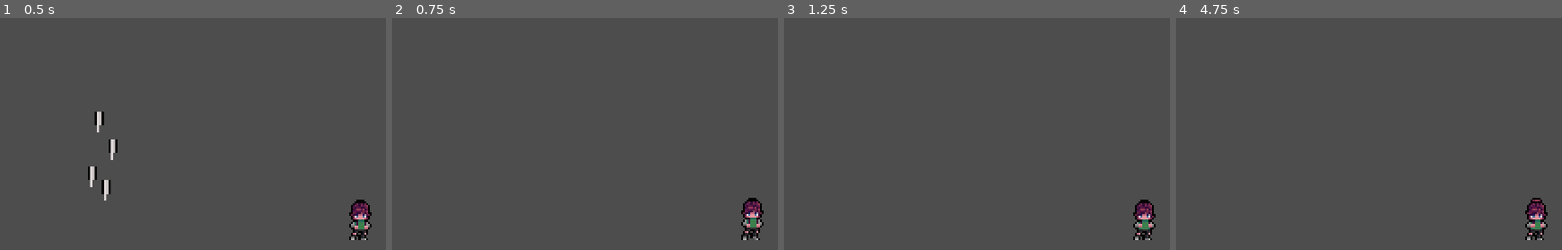
Above: before the commit, frames 1-4 (left to right).
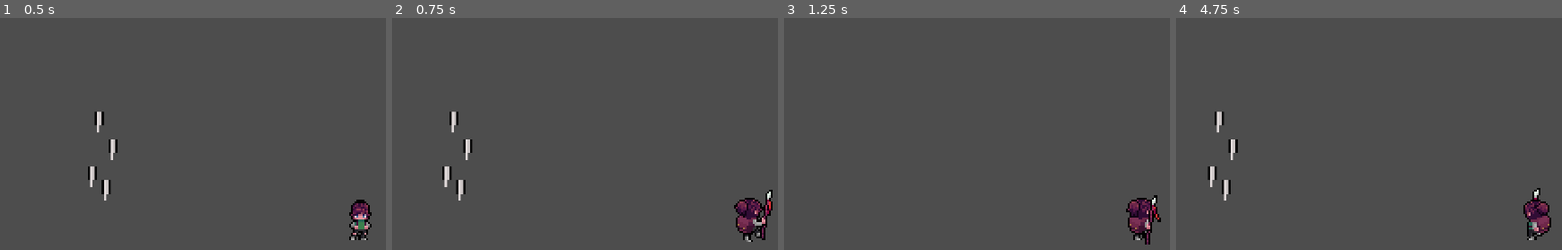
Above: after the commit, the same moments.

Repository: TyNiemeier/GunRunner
Game: Godot game, scene res://scenes/levels/main.tscn
The game is run twice, just before and just after one commit, with the same random seed, the same clock (stepped at 60 frames per second) and the same inputs.
Inputs:
- Up to frame 1 (0.5 s): no input
- Up to frame 2 (0.75 s): hold D (p1_right) from 0.53 s (still down)
- Up to frame 3 (1.25 s): keep holding D (p1_right)
- Up to frame 4 (4.75 s): release D (p1_right) at 1.28 s; hold S (p1_down) 1.28-2.03 s; hold D (p1_right) 2.03-2.78 s; hold W (p1_up) 2.78-3.53 s; hold A (p1_left) from 3.53 s (still down)

Frame 1 is identical in both runs. In frame 2, 1.9% of the frame differs, in the area x 13-99%, y 40-97%; in frame 3, 1.0%; in frame 4, 1.6%.

Commit message:
Import left and right movement and code work
tried to work on animation code

Diff:
--- a/project.godot
+++ b/project.godot
@@ -333,6 +333,7 @@
 p1_right={
 "deadzone": 0.5,
 "events": [Object(InputEventKey,"resource_local_to_scene":false,"resource_name":"","device":-1,"window_id":0,"alt_press …(192 unchanged characters)…
+, Object(InputEventKey,"resource_local_to_scene":false,"resource_name":"","device":-1,"window_id":0,"alt_pressed":false,"shift_pressed":false,"ctrl_pressed":false,"meta_pressed":false,"pressed":false,"keycode":0,"physical_keycode":83,"key_label":0,"unicode":115,"location":0,"echo":false,"script":null)
 ]
 }
 p1_down={
@@ -343,6 +344,7 @@
 p1_left={
 "deadzone": 0.5,
 "events": [Object(InputEventKey,"resource_local_to_scene":false,"resource_name":"","device":-1,"window_id":0,"alt_press …(191 unchanged characters)…
+, Object(InputEventKey,"resource_local_to_scene":false,"resource_name":"","device":-1,"window_id":0,"alt_pressed":false,"shift_pressed":false,"ctrl_pressed":false,"meta_pressed":false,"pressed":false,"keycode":0,"physical_keycode":83,"key_label":0,"unicode":115,"location":0,"echo":false,"script":null)
 ]
 }
 p1_a={
--- a/scenes/entities/player.tscn
+++ b/scenes/entities/player.tscn
@@ -4069,7 +4069,7 @@
 [node name="AnimatedSprite2D" type="AnimatedSprite2D" parent="."]
 scale = Vector2(0.999, 1)
 sprite_frames = SubResource("SpriteFrames_tjni8")
-animation = &"p1_idleDown"
+animation = &"p1_spearWalkDown"
 autoplay = "p1_idleDown"
 
 [node name="Camera2D" type="Camera2D" parent="."]
--- a/scripts/player.gd
+++ b/scripts/player.gd
@@ -1,7 +1,7 @@
 extends CharacterBody2D
 class_name player
 
-const SPEED = 600.0
+const SPEED = 100
 @onready var sprite : AnimatedSprite2D = $AnimatedSprite2D
 @export var playerId : int = 0
 enum Directions {UP, DOWN, LEFT, RIGHT, RIGHTUP, LEFTUP, RIGHTDOWN, LEFTDOWN}
@@ -21,16 +21,16 @@
 
 	direction = Input.get_vector("p1_left", "p1_right", "p1_up", "p1_down")
 	if direction.x < 0:
-		sprite.play("move_left")
+		sprite.play("p1_spearWalkUpLeft")
 		facing = Directions.LEFT
 	elif direction.x > 0:
-		sprite.play("move_right")
+		sprite.play("p1_spearWalkUpRight")
 		facing = Directions.RIGHT
 	elif direction.y > 0:
-		sprite.play("move_down")
+		sprite.play("p1_spearWalkDown")
 		facing = Directions.DOWN
 	elif direction.y < 0:
-		sprite.play("move_up")
+		sprite.play("p1_spearWalkUp")
 		facing = Directions.UP
 	elif direction.x == 0 && direction.y == 0:
 		# Player is idle, check facing direction and choose appropriate idle animation
Not shown, added: assets/sprites/Male player/Walk/Normal/4OBleD.png.import
